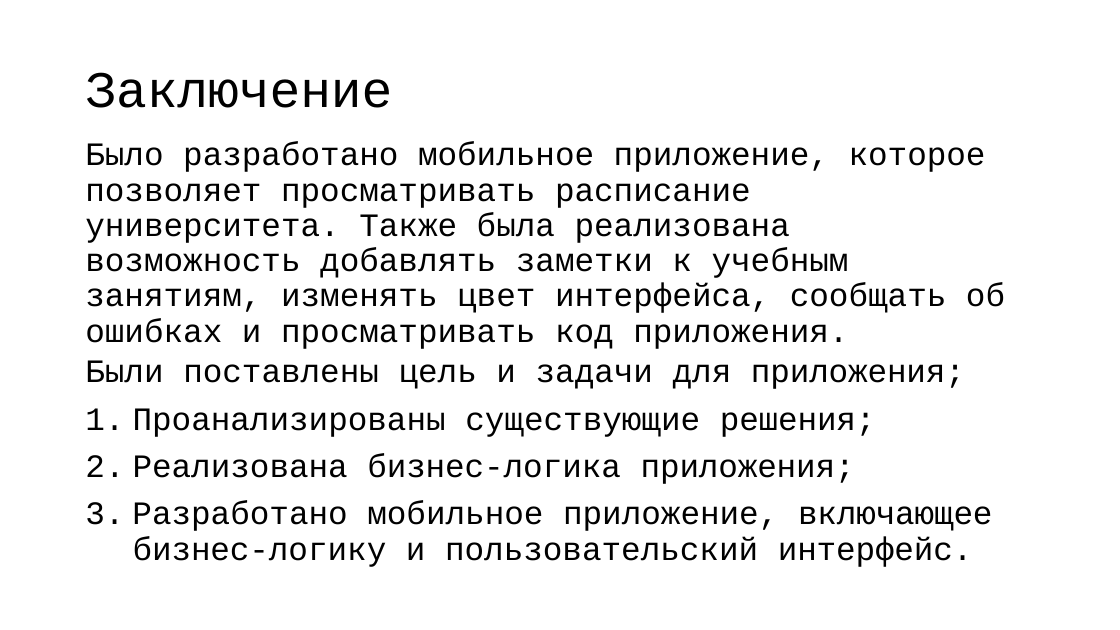
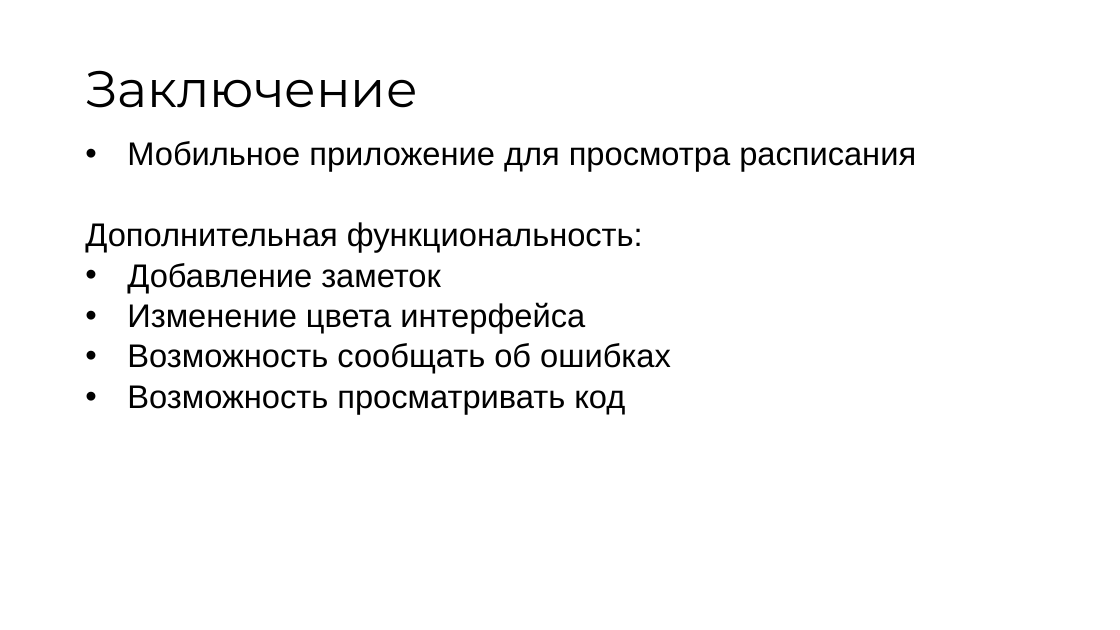
Before and after one commit to vafeenHub/VSU-scientific-activities_6-7-8-semester, a slide deck: slide 12 of Vafeen_3_61_presentation.pptx. Drawn at 1120x630 pixels with LibreOffice and Linux fonts; fonts in the diff are those of the drawing. Boxes give left, top, right and bottom in pixels: in the first picture for what was removed or moved away, otherwise in the second. Text is boxed around its words. In the diff, an @@ line names an element or a change of style, - is before the commit and + after.

```diff
--- a/Vafeen_3_61_presentation.pptx
+++ b/Vafeen_3_61_presentation.pptx
@@ title "Заключение" at bbox=[85, 70, 417, 108]: font Courier New to Montserrat @@
@@ text at bbox=[85, 141, 916, 414]: text changed; font Courier New to Arial @@
-Было разработано мобильное приложение, которое позволяет просматривать расписание университета. Также была реализована возможность добавлять заметки к учебным занятиям, изменять цвет интерфейса, сообщать об ошибках и просматривать код приложения.
-Были поставлены цель и задачи для приложения;
-1. Проанализированы существующие решения;
-2. Реализована бизнес-логика приложения;
-3. Разработано мобильное приложение, включающее бизнес-логику и пользовательский интерфейс.
+• Мобильное приложение для просмотра расписания
+Дополнительная функциональность:
+• Добавление заметок
+• Изменение цвета интерфейса
+• Возможность сообщать об ошибках
+• Возможность просматривать код
```
Also in this commit, not shown: 11 other slides changed, 1 slide added, 1 slide removed, 1 other file.
